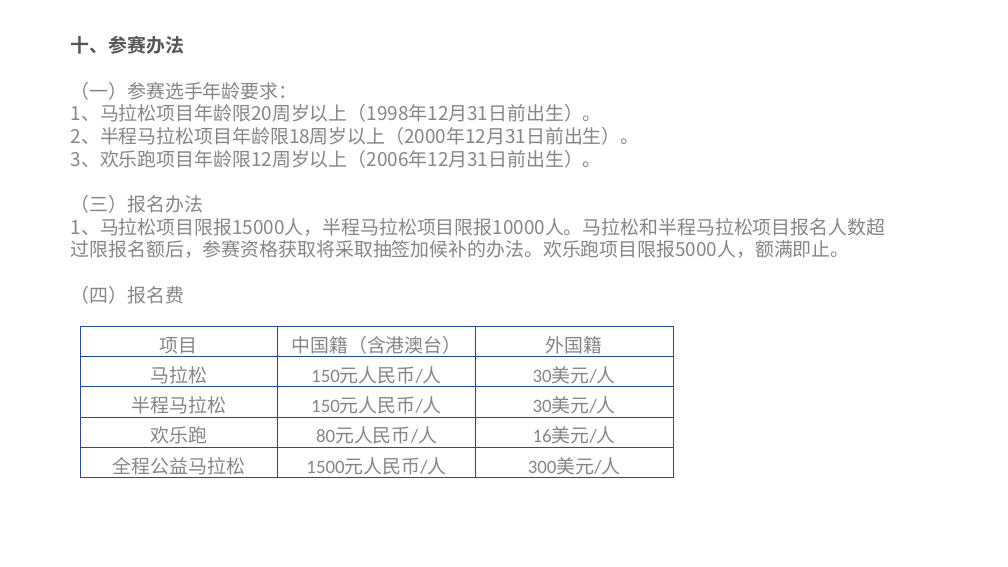
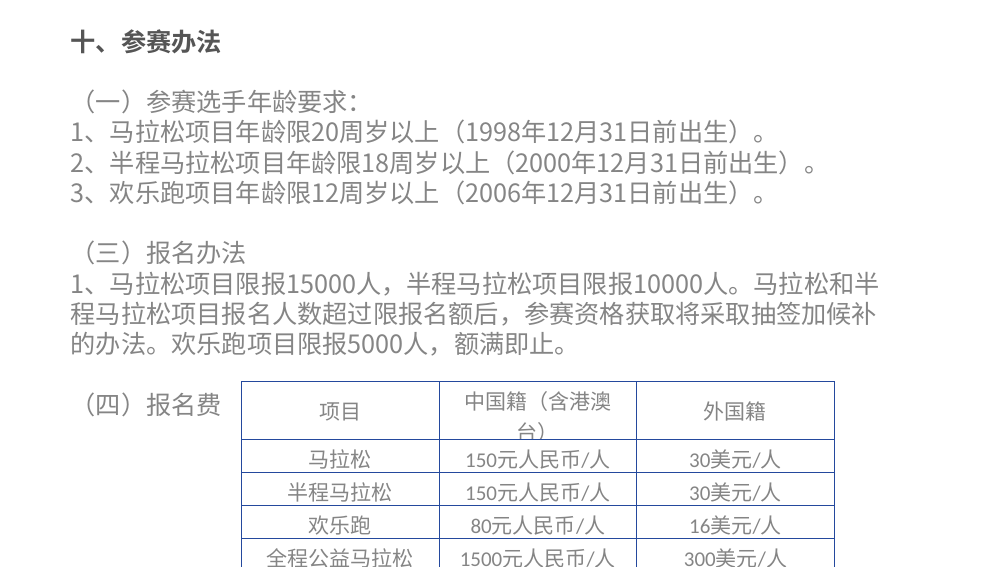
Before and after one commit to FredJiangFei/MyDocuments, a slide deck: slide 5 of 其他/run/run.pptx. Drawn at 1008x567 pixels with LibreOffice and Linux fonts; fonts in the diff are those of the drawing. Boxes give left, top, right and bottom in pixels: in the first picture for what was removed or moved away, otherwise in the second. Text is boxed around its words. In the diff, an @@ line names an element or a change of style, - is before the commit and + after.

```diff
--- a/其他/run/run.pptx
+++ b/其他/run/run.pptx
@@ text "十、参赛办法": place and size @@
-text "十、参赛办法" at <box>71,36,886,304</box>
+text "十、参赛办法" at <box>71,29,880,416</box>
@@ text "十、参赛办法" at <box>71,29,880,416</box>: size 18 to 24 pt @@
@@ table at <box>241,382,833,567</box> @@
@@ size 18 to 20 pt @@
@@ table: place and size @@
-table at <box>80,327,672,482</box>
+table at <box>241,382,833,567</box>
```
Also in this commit, not shown: 9 other slides changed, 1 slide added, 2 slides removed.
